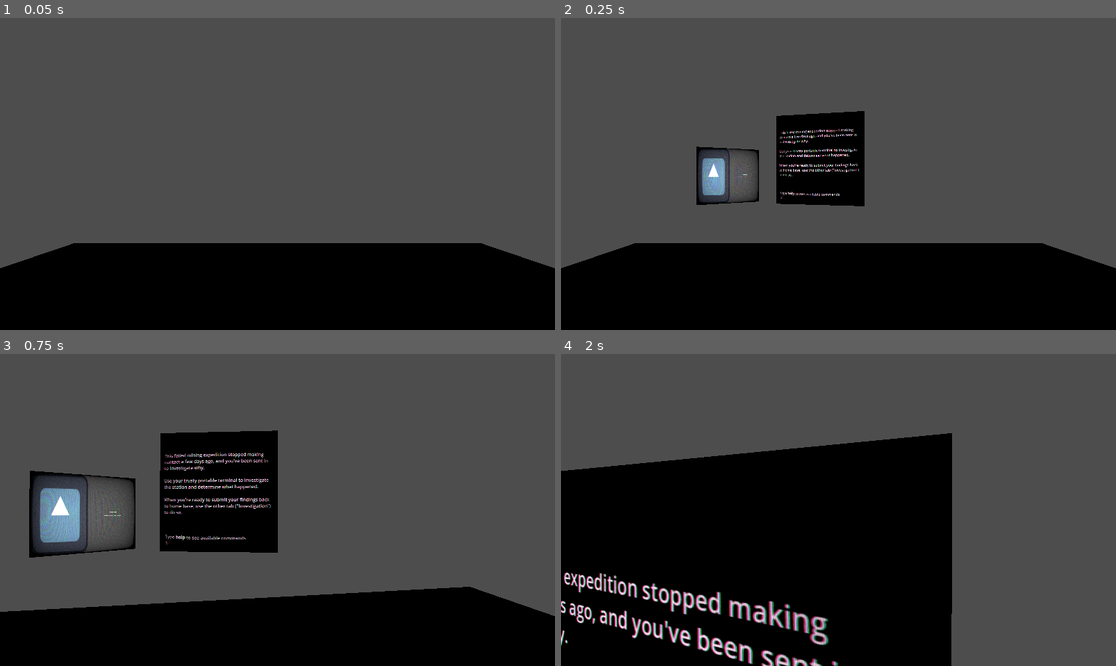
Above: before the commit, frames 1-4 (two rows, left to right).
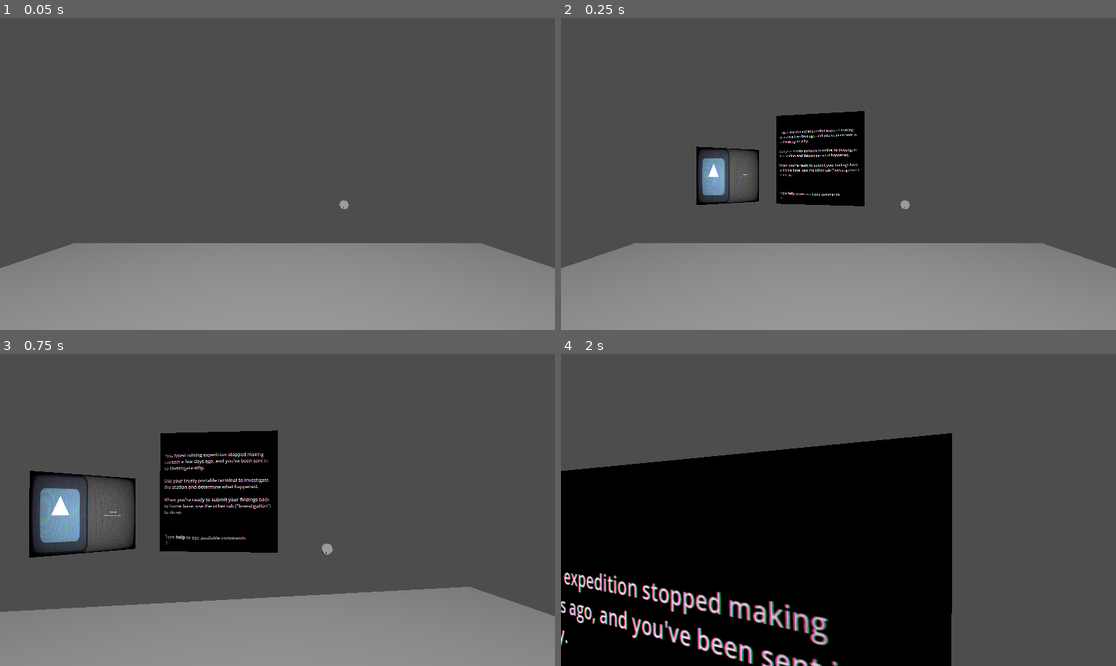
Above: after the commit, the same moments.

Repository: Samiser/spooky-signals
Game: Godot game, scene res://locations/test_area/test_area.tscn
The game is run twice, just before and just after one commit, with the same random seed, the same clock (stepped at 60 frames per second) and the same inputs. This scene is started directly instead of the project's main scene. The engine's default icon, where the game draws it, is replaced by a stand-in: a white triangle on a blue panel in a dark square.
Inputs (mouse positions are in pixels of both pictures, inside the frame that each line leads up to):
- Up to frame 1 (0.05 s): no input
- Up to frame 2 (0.25 s): no input
- Up to frame 3 (0.75 s): tap Enter at 0.5 s; move the mouse to (305, 510) at 0.52 s; press the mouse at (305, 510) at 0.53 s; hold W (move_forward) from 0.53 s (still down)
- Up to frame 4 (2 s): keep holding W (move_forward); tap Space (jump) at 0.77, 1.52 s; move the mouse to (810, 510) at 1.27 s; release the mouse at (810, 510) at 1.28 s; click (810, 510) at 1.35 s

The runs differ from the first frame. In frame 1, 27% of the frame differs, in the area x 0-100%, y 58-100%; in frame 2, 27%; in frame 3, 21%; in frame 4, nothing differs.

Commit message:
added an interactable dial, demo'd in the test scene

Diff:
--- /dev/null
+++ b/entities/dial/dial.gd
@@ -0,0 +1,67 @@
+extends AnimatableBody3D
+
+var _active = false
+var _player: Player
+
+@export var max_value: float = 50.
+@export var min_value: float = 0.
+@export var value: float = 0.
+@export var step: float = 1.
+
+@export var drag_sensitivity: float = 0.1
+
+var max_rotation: float = -160
+var min_rotation: float = 160
+
+func _ready() -> void:
+	_update_rotation_from_value()
+
+func interact(player: Player) -> void:
+	_player = player
+	_player.interacting = true
+	_active = true
+
+func stop_interact() -> void:
+	_active = false
+	_player.interacting = false
+	_player = null
+
+func _input(event: InputEvent) -> void:
+	if !_active:
+		return
+
+	if event.is_action_released("click"):
+		stop_interact()
+
+	if event is InputEventMouseMotion:
+		_handle_motion(event)
+		get_viewport().set_input_as_handled()
+		return
+
+	if event is InputEventKey or event is InputEventShortcut:
+		get_viewport().set_input_as_handled()
+		return
+
+func _handle_motion(event: InputEventMouseMotion) -> void:
+	var dv := -event.relative.y * drag_sensitivity
+	if dv == 0.0:
+		return
+
+	var new_val := value + dv
+
+	if step > 0.0:
+		new_val = round((new_val - min_value) / step) * step + min_value
+
+	value = clampf(new_val, min_value, max_value)
+	print(value)
+	_update_rotation_from_value()
+
+func _update_rotation_from_value() -> void:
+	var range_v := max_value - min_value
+	if absf(range_v) < 1e-6:
+		return
+	var t := (value - min_value) / range_v
+	var angle_deg := lerpf(min_rotation, max_rotation, t)
+	var r := rotation_degrees
+	r.z = angle_deg
+	rotation_degrees = r
--- /dev/null
+++ b/entities/dial/dial.tscn
@@ -0,0 +1,34 @@
+[gd_scene load_steps=6 format=3 uid="uid://6j77mwnbq2hp"]
+
+[ext_resource type="Script" uid="uid://bbrlewidrv7br" path="res://entities/dial/dial.gd" id="1_ic1c3"]
+
+[sub_resource type="CylinderMesh" id="CylinderMesh_rwhtm"]
+top_radius = 0.1
+bottom_radius = 0.1
+height = 0.05
+
+[sub_resource type="CylinderShape3D" id="CylinderShape3D_rwhtm"]
+height = 0.05
+radius = 0.1
+
+[sub_resource type="StandardMaterial3D" id="StandardMaterial3D_rwhtm"]
+albedo_color = Color(0, 0, 0, 1)
+
+[sub_resource type="BoxMesh" id="BoxMesh_rwhtm"]
+material = SubResource("StandardMaterial3D_rwhtm")
+size = Vector3(0.01, 0.05, 0.01)
+
+[node name="Dial" type="AnimatableBody3D"]
+script = ExtResource("1_ic1c3")
+
+[node name="MeshInstance3D" type="MeshInstance3D" parent="."]
+transform = Transform3D(1, 0, 0, 0, -4.371139e-08, -1, 0, 1, -4.371139e-08, 0, 0, 0)
+mesh = SubResource("CylinderMesh_rwhtm")
+
+[node name="CollisionShape3D" type="CollisionShape3D" parent="."]
+transform = Transform3D(1, 0, 0, 0, -4.371139e-08, -1, 0, 1, -4.371139e-08, 0, 0, 0)
+shape = SubResource("CylinderShape3D_rwhtm")
+
+[node name="MeshInstance3D2" type="MeshInstance3D" parent="."]
+transform = Transform3D(1, 0, 0, 0, 1, 0, 0, 0, 1, 0, 0.075028375, 0.02354572)
+mesh = SubResource("BoxMesh_rwhtm")
--- a/entities/player/player.gd
+++ b/entities/player/player.gd
@@ -9,6 +9,7 @@
 var interact_distance: float = 4.0
 
 var interacting: bool = false
+var current_interactable: Node3D
 
 func _ready():
 	Input.mouse_mode = Input.MOUSE_MODE_CAPTURED
@@ -41,6 +42,14 @@
 		else:
 			_try_interact()
 
+	if event.is_action_released("click"):
+		if interacting and current_interactable.has_method("on_release"):
+			current_interactable.on_release()
+
+func stop_interacting() -> void:
+	interacting = false
+	current_interactable = null
+
 func _try_interact():
 	var cam: Camera3D = $Camera3D
 	var from := cam.global_transform.origin
@@ -58,5 +67,6 @@
 
 	if collider and collider.has_method("interact"):
 		collider.interact(self)
+		current_interactable = collider
 	else:
 		print("not interactable!")
--- a/locations/test_area/test_area.tscn
+++ b/locations/test_area/test_area.tscn
@@ -1,8 +1,9 @@
-[gd_scene load_steps=6 format=3 uid="uid://dnk6muhxi6jnc"]
+[gd_scene load_steps=7 format=3 uid="uid://dnk6muhxi6jnc"]
 
 [ext_resource type="PackedScene" uid="uid://vfatuya14sn3" path="res://entities/player/player.tscn" id="1_3ewf1"]
 [ext_resource type="PackedScene" uid="uid://ct5ty1nydcveo" path="res://entities/screen/screen.tscn" id="2_g35bj"]
 [ext_resource type="PackedScene" uid="uid://dp54nqbw0enmy" path="res://ui/screens/terminal/terminal.tscn" id="3_7y0ld"]
+[ext_resource type="PackedScene" uid="uid://6j77mwnbq2hp" path="res://entities/dial/dial.tscn" id="4_mw8hc"]
 
 [sub_resource type="BoxMesh" id="BoxMesh_g35bj"]
 size = Vector3(10, 1, 10)
@@ -29,3 +30,11 @@
 
 [node name="Screen2" parent="." instance=ExtResource("2_g35bj")]
 transform = Transform3D(0.5353152, 0, 0.27099377, 0, 0.59999996, 0, -0.27099377, 0, 0.5353152, -2.4402127, 1.6587055, -4.5553346)
+
+[node name="Dial" parent="." instance=ExtResource("4_mw8hc")]
+transform = Transform3D(1, 0, 0, 0, 1, 0, 0, 0, 1, 1.5133401, 0.99832726, -4.633592)
+
+[node name="OmniLight3D" type="OmniLight3D" parent="."]
+transform = Transform3D(1, 0, 0, 0, 1, 0, 0, 0, 1, 0, 3.7588897, 0)
+omni_range = 27.828
+omni_attenuation = -0.165
Not shown, added: entities/dial/dial.gd.uid
